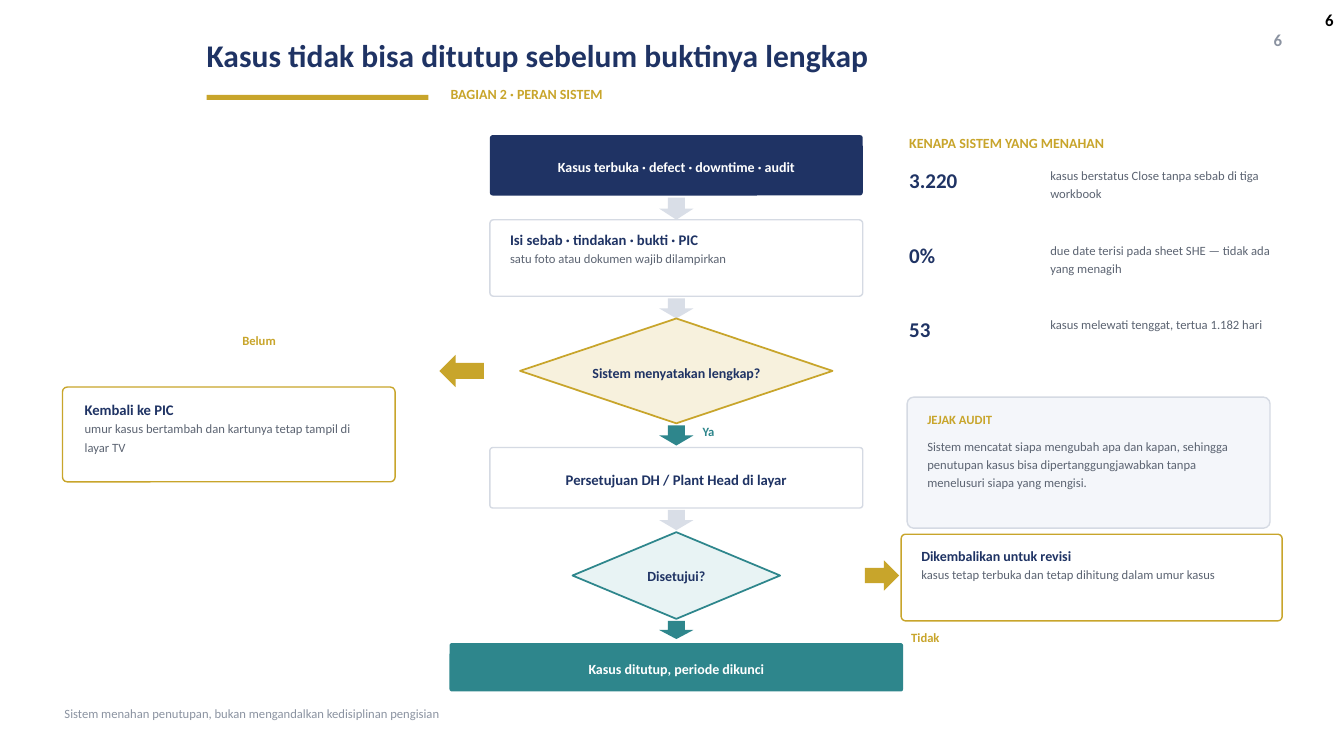
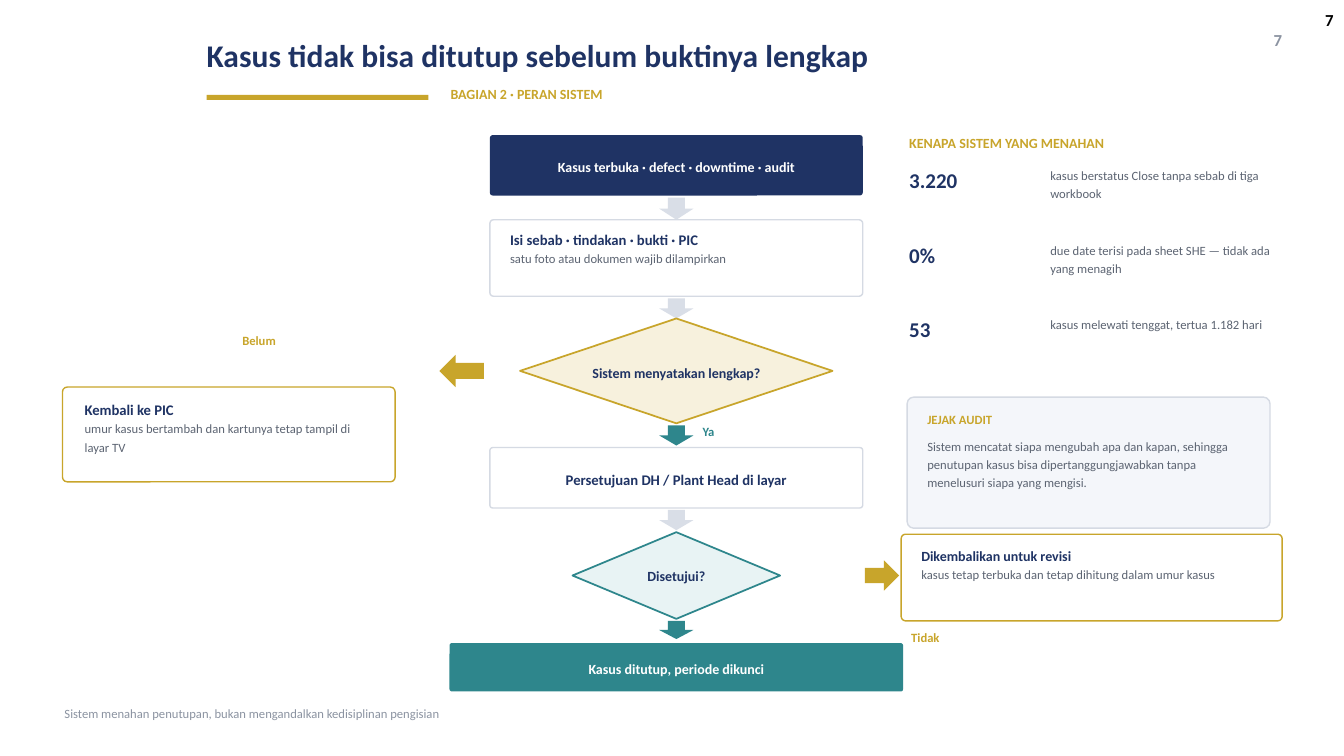
Before and after one commit to GalaxyDust/DailyMonitoringSystem_App, a slide deck: slide 7 of docs/DMS_Digitalisasi_v1.pptx (slide 6 before the commit). Drawn at 1344x756 pixels with LibreOffice and Linux fonts; fonts in the diff are those of the drawing; background and template pictures are left out. Boxes give left, top, right and bottom in pixels: in the first picture for what was removed or moved away, otherwise in the second. Text is boxed around its words. In the diff, an @@ line names an element or a change of style, - is before the commit and + after.

```diff
--- a/docs/DMS_Digitalisasi_v1.pptx
+++ b/docs/DMS_Digitalisasi_v1.pptx
@@ page number at (1325,15,1333,26): text changed @@
-6
+7
@@ text at (1274,35,1282,46): text changed @@
-6
+7
```
Also in this commit, not shown: 8 other slides changed, 1 slide added, 4 other files.
